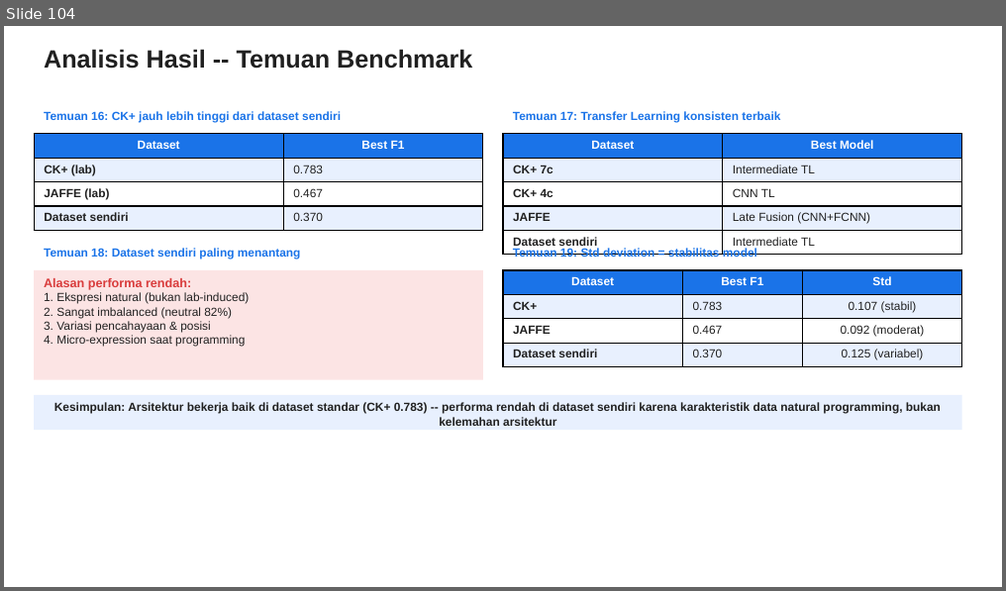
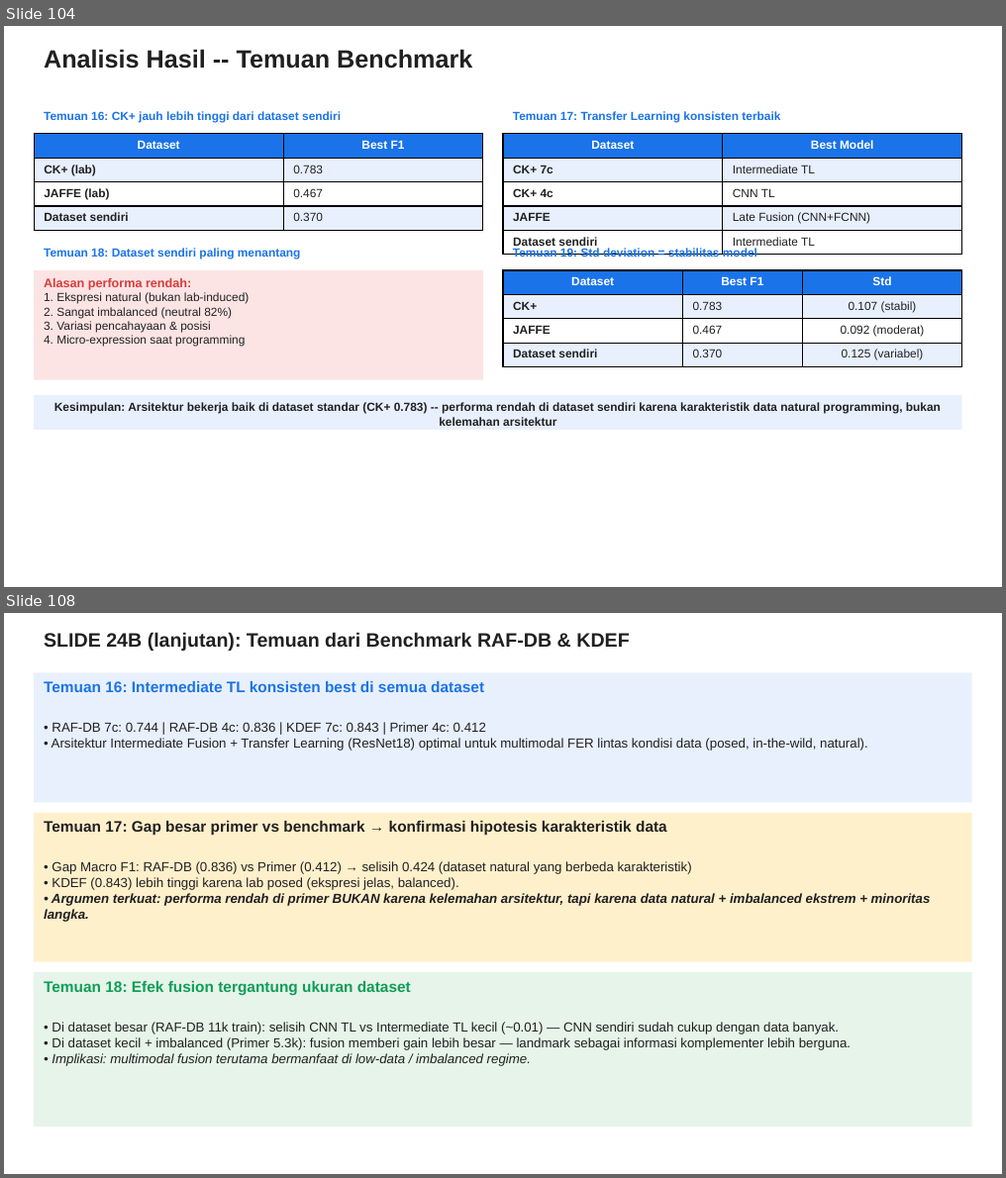
Before and after one commit to taufikhdyt01/MultimodalEmoLearn, a slide deck: docs/PPT Bimbingan.pptx. Shown one above the other, each under a label of ours: slide 104 before the commit, slides 104 and 108 after it; the slides between them are not shown. The pictures are 1006x591 and 1006x1178 pixels, drawn with LibreOffice and Linux fonts; fonts in the diff are those of the drawing. Boxes give left, top, right and bottom in pixels: in the first picture for what was removed or moved away, otherwise in the second. Text is boxed around its words. In the diff, an @@ line names an element or a change of style, - is before the commit and + after.

```diff
--- a/docs/PPT Bimbingan.pptx
+++ b/docs/PPT Bimbingan.pptx
@@ slide 108 added at [4,613,1002,1174], background #FFFFFF @@
@@ text added at [44,632,629,651], 14 pt, text #202020, bold @@
+SLIDE 24B (lanjutan): Temuan dari Benchmark RAF-DB & KDEF
@@ rectangle added at [34,672,972,803], fill #E8F0FE, 9.5 pt, text #202020 @@
+Temuan 16: Intermediate TL konsisten best di semua dataset
+• RAF-DB 7c: 0.744 | RAF-DB 4c: 0.836 | KDEF 7c: 0.843 | Primer 4c: 0.412
+• Arsitektur Intermediate Fusion + Transfer Learning (ResNet18) optimal untuk multimodal FER lintas kondisi data (posed, in-the-wild, natural).
@@ rectangle added at [34,813,972,962], fill #FFF0CC, 9.5 pt, text #202020, bold @@
+Temuan 17: Gap besar primer vs benchmark → konfirmasi hipotesis karakteristik data
+• Gap Macro F1: RAF-DB (0.836) vs Primer (0.412) → selisih 0.424 (dataset natural yang berbeda karakteristik)
+• KDEF (0.843) lebih tinggi karena lab posed (ekspresi jelas, balanced).
+• Argumen terkuat: performa rendah di primer BUKAN karena kelemahan arsitektur, tapi karena data natural + imbalanced ekstrem + minoritas langka.
@@ rectangle added at [34,972,972,1127], fill #E6F4EA, 9.5 pt, text #202020 @@
+Temuan 18: Efek fusion tergantung ukuran dataset
+• Di dataset besar (RAF-DB 11k train): selisih CNN TL vs Intermediate TL kecil (~0.01) — CNN sendiri sudah cukup dengan data banyak.
+• Di dataset kecil + imbalanced (Primer 5.3k): fusion memberi gain lebih besar — landmark sebagai informasi komplementer lebih berguna.
+• Implikasi: multimodal fusion terutama bermanfaat di low-data / imbalanced regime.
```
Also in this commit, not shown: 3 other slides added, 11 other files.
